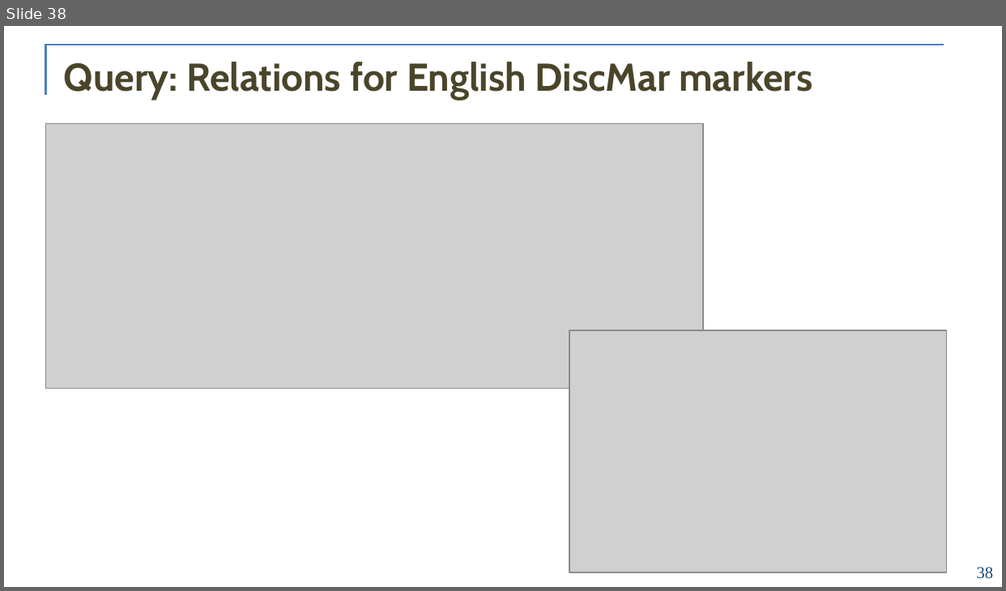
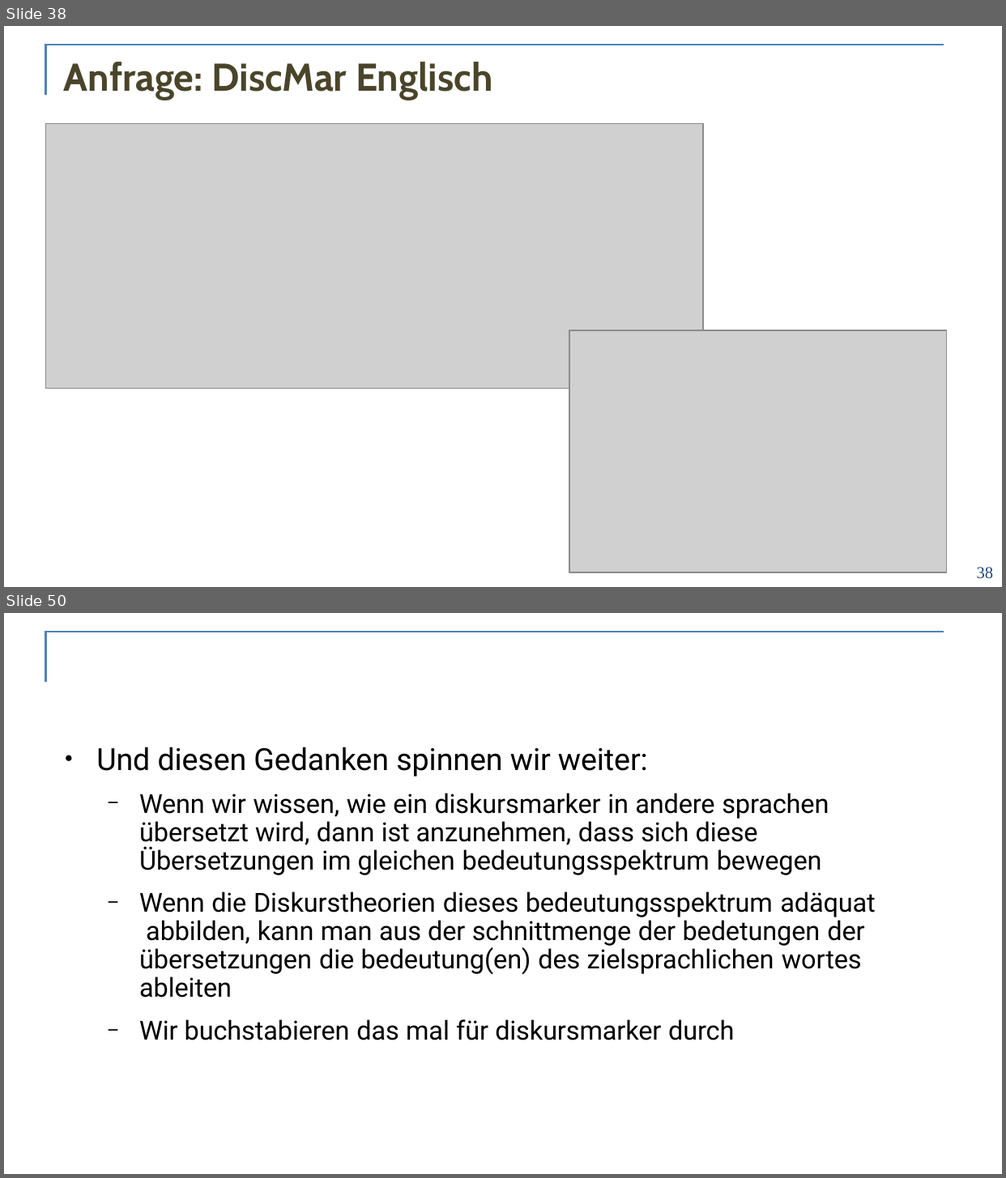
Before and after one commit to acoli-repo/rdf4discourse, a slide deck: doc/vortrag-formatted.pptx. Shown one above the other, each under a label of ours: slide 38 before the commit, slides 38 and 50 after it; the slides between them are not shown. The pictures are 1006x591 and 1006x1178 pixels, drawn with LibreOffice and Linux fonts; fonts in the diff are those of the drawing; grey boxes stand for pictures; background and template pictures are left out. Boxes give left, top, right and bottom in pixels: in the first picture for what was removed or moved away, otherwise in the second. Text is boxed around its words. In the diff, an @@ line names an element or a change of style, - is before the commit and + after.

```diff
--- a/doc/vortrag-formatted.pptx
+++ b/doc/vortrag-formatted.pptx
@@ slide 50 added at [4,613,1002,1174], background #FFFFFF; not listed: 2 template elements that a slide beside it also shows @@
@@ text added at [96,747,876,1041], 19 pt, text #000000 @@
+● Und diesen Gedanken spinnen wir weiter:
+  − Wenn wir wissen, wie ein diskursmarker in andere sprachen übersetzt wird, dann ist anzunehmen, dass sich diese Übersetzungen im gleichen bedeutungsspektrum bewegen
+  − Wenn die Diskurstheorien dieses bedeutungsspektrum adäquat abbilden, kann man aus der schnittmenge der bedetungen der übersetzungen die bedeutung(en) des zielsprachlichen wortes ableiten
+  − Wir buchstabieren das mal für diskursmarker durch
@@ slide 38 changed as well @@
@@ title at [64,62,492,100]: text changed @@
-Query: Relations for English DiscMar markers
+Anfrage: DiscMar Englisch
```
Also in this commit, not shown: 14 other slides changed, 39 other slides added, 9 slides removed.
